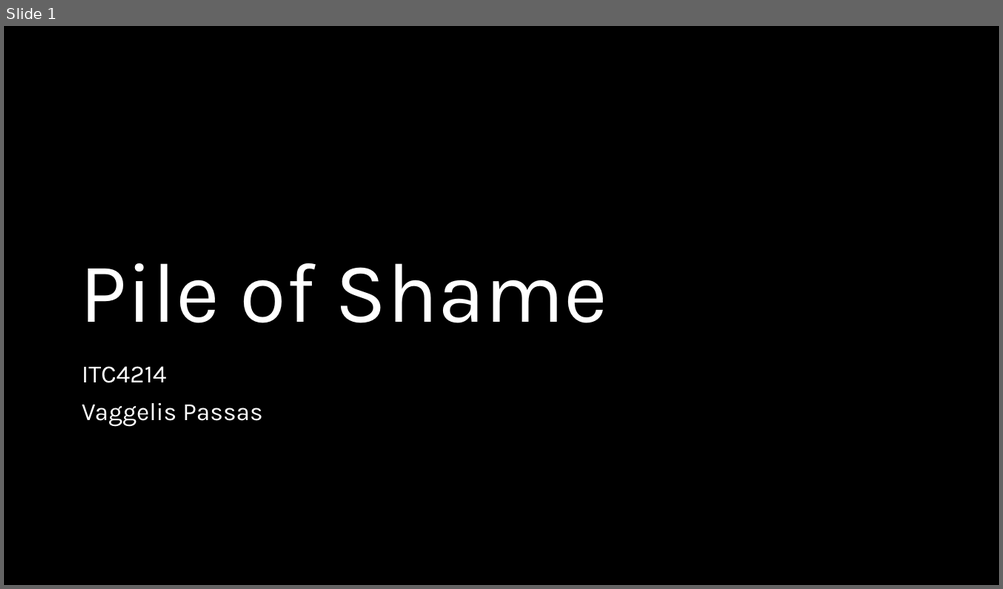
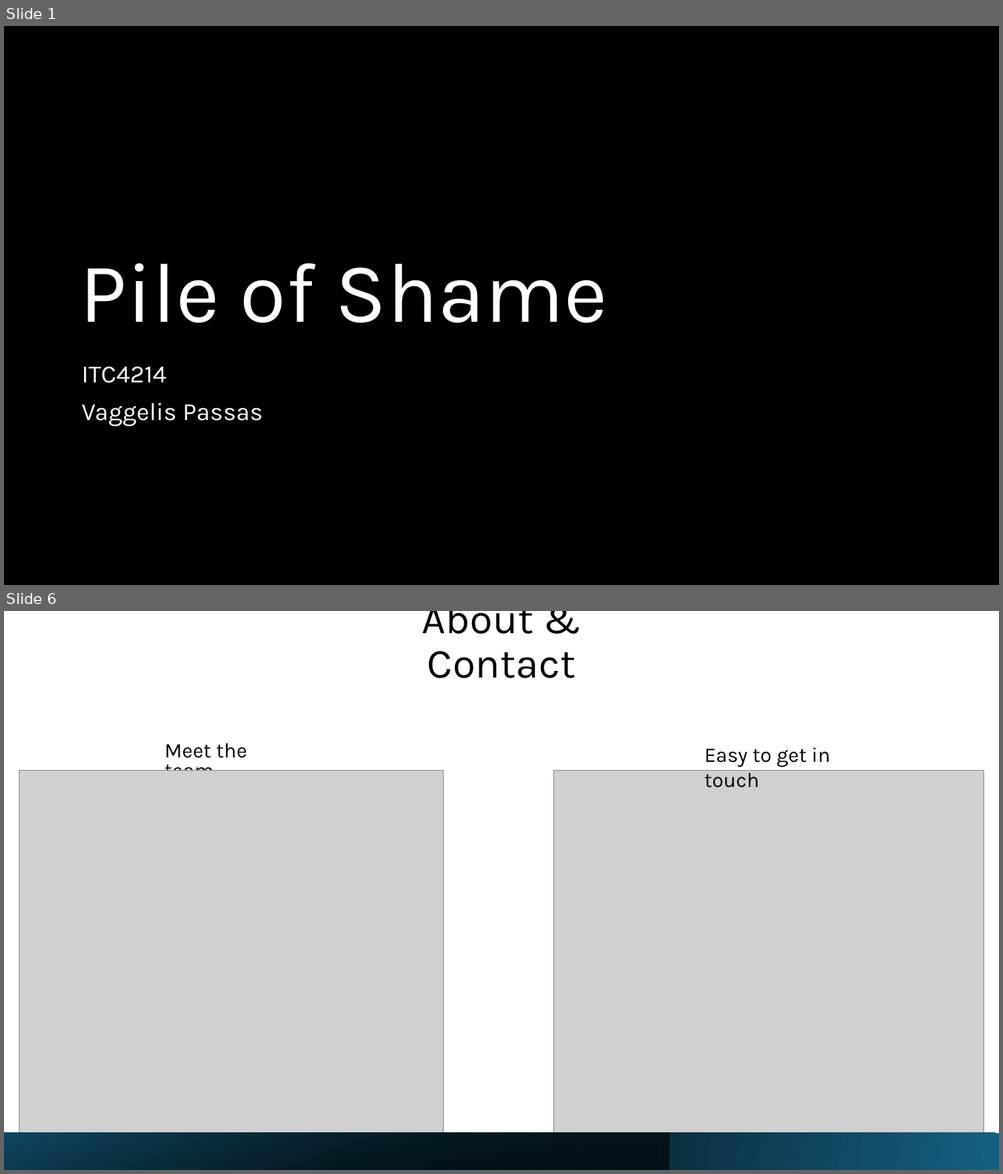
Before and after one commit to VPassas/ITC4214-PileOfShame, a slide deck: PileOfShame-Presentation.pptx. Shown one above the other, each under a label of ours: slide 1 before the commit, slides 1 and 6 after it; the slides between them are not shown. The pictures are 1003x589 and 1003x1174 pixels, drawn with LibreOffice and Linux fonts; fonts in the diff are those of the drawing; grey boxes stand for pictures; background and template pictures are left out; a plain dark background stands for a picture behind light text. Boxes give left, top, right and bottom in pixels: in the first picture for what was removed or moved away, otherwise in the second. Text is boxed around its words. In the diff, an @@ line names an element or a change of style, - is before the commit and + after.

Commit message:
Made table collapse on phones, removed socials from contact, made deal cards clickable and updated report and presentation

```diff
--- a/PileOfShame-Presentation.pptx
+++ b/PileOfShame-Presentation.pptx
@@ slide 6 added at <box>4,611,999,1170</box>, background #FFFFFF @@
@@ title added at <box>421,611,575,678</box>, 40 pt, text #000000 @@
+About & Contact
@@ text added at <box>165,743,247,771</box>, 20 pt, text #000000 @@
+Meet the team
@@ text added at <box>704,747,830,788</box>, 20 pt, text #000000 @@
+Easy to get in touch
@@ picture added at <box>20,771,444,1138</box> @@
@@ picture added at <box>553,771,983,1133</box> @@
@@ rectangle added at <box>4,1133,999,1170</box>, fill gradient #156082 to #000000 @@
@@ rectangle added at <box>4,1133,669,1170</box>, fill gradient #000000 to #104862 @@
```
Also in this commit, not shown: 1 slide changed, 4 other slides added, 10 slides removed, 4 other files.
